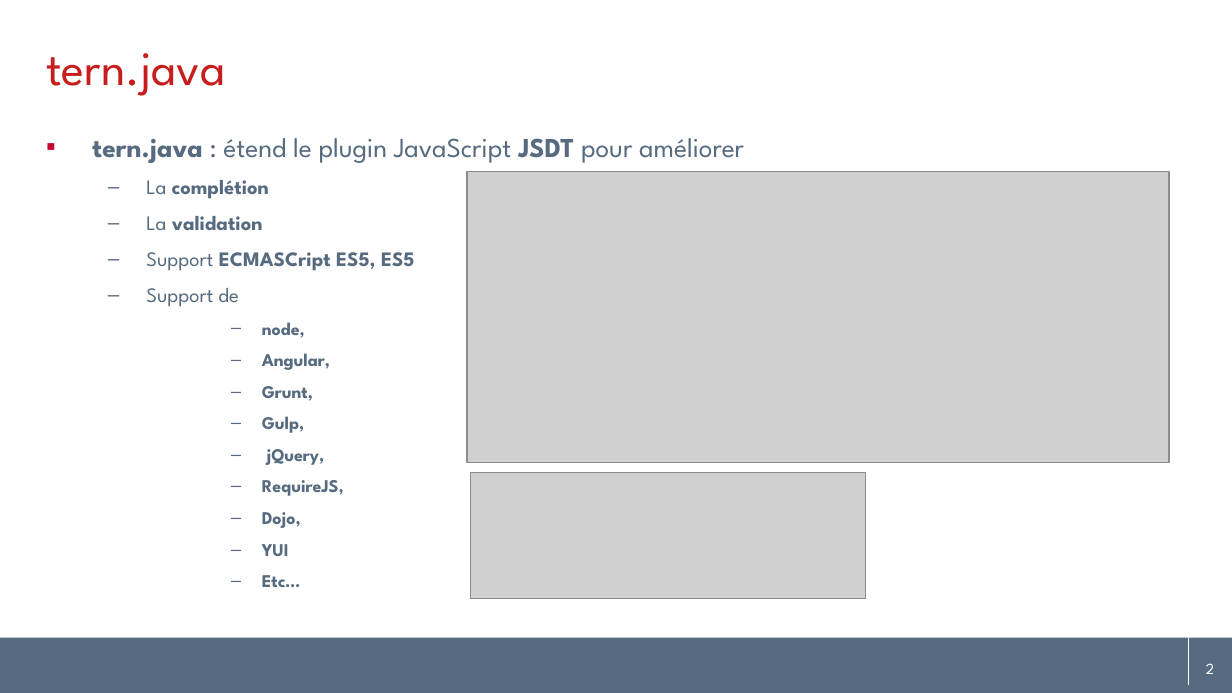
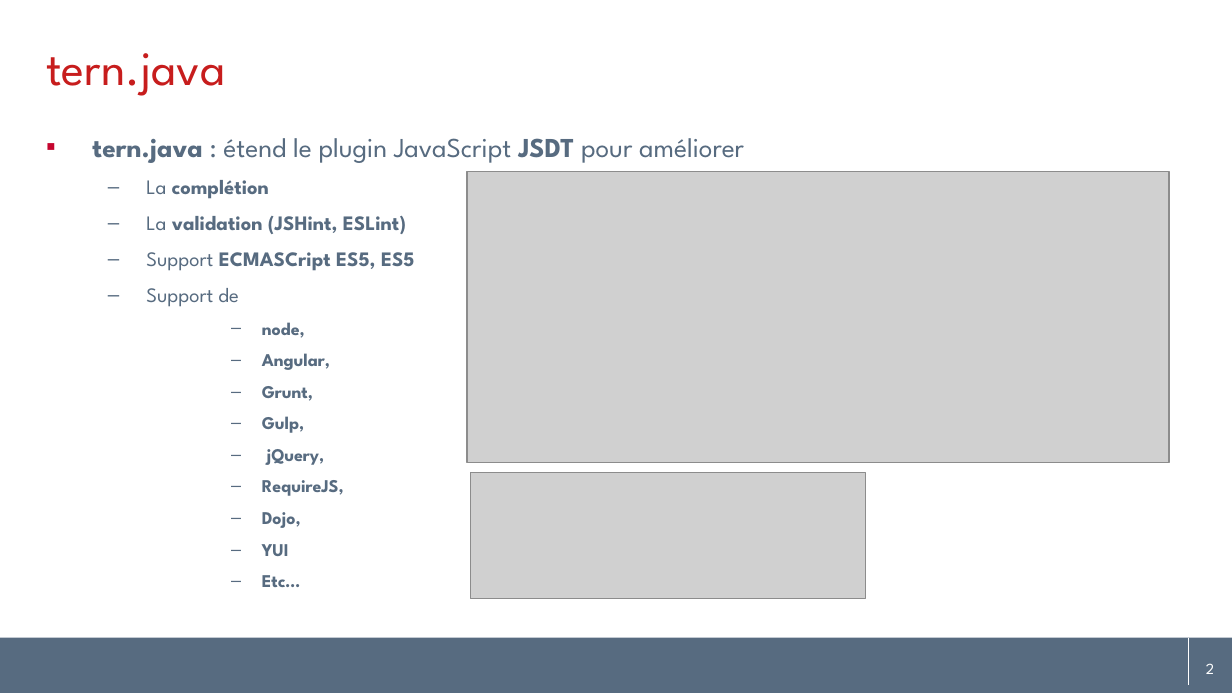
Before and after one commit to angelozerr/tern.java, a slide deck: slide 2 of docs/tern.java_EclipseDay _16-10-15.pptx. Drawn at 1232x693 pixels with LibreOffice and Linux fonts; fonts in the diff are those of the drawing; grey boxes stand for pictures; background and template pictures are left out. Boxes give left, top, right and bottom in pixels: in the first picture for what was removed or moved away, otherwise in the second. Text is boxed around its words. In the diff, an @@ line names an element or a change of style, - is before the commit and + after.

```diff
--- a/docs/tern.java_EclipseDay _16-10-15.pptx
+++ b/docs/tern.java_EclipseDay _16-10-15.pptx
@@ text at (146, 216, 406, 234): text changed @@
-  – La validation
+  – La validation (JSHint, ESLint)
```
Also in this commit, not shown: 1 slide added.
